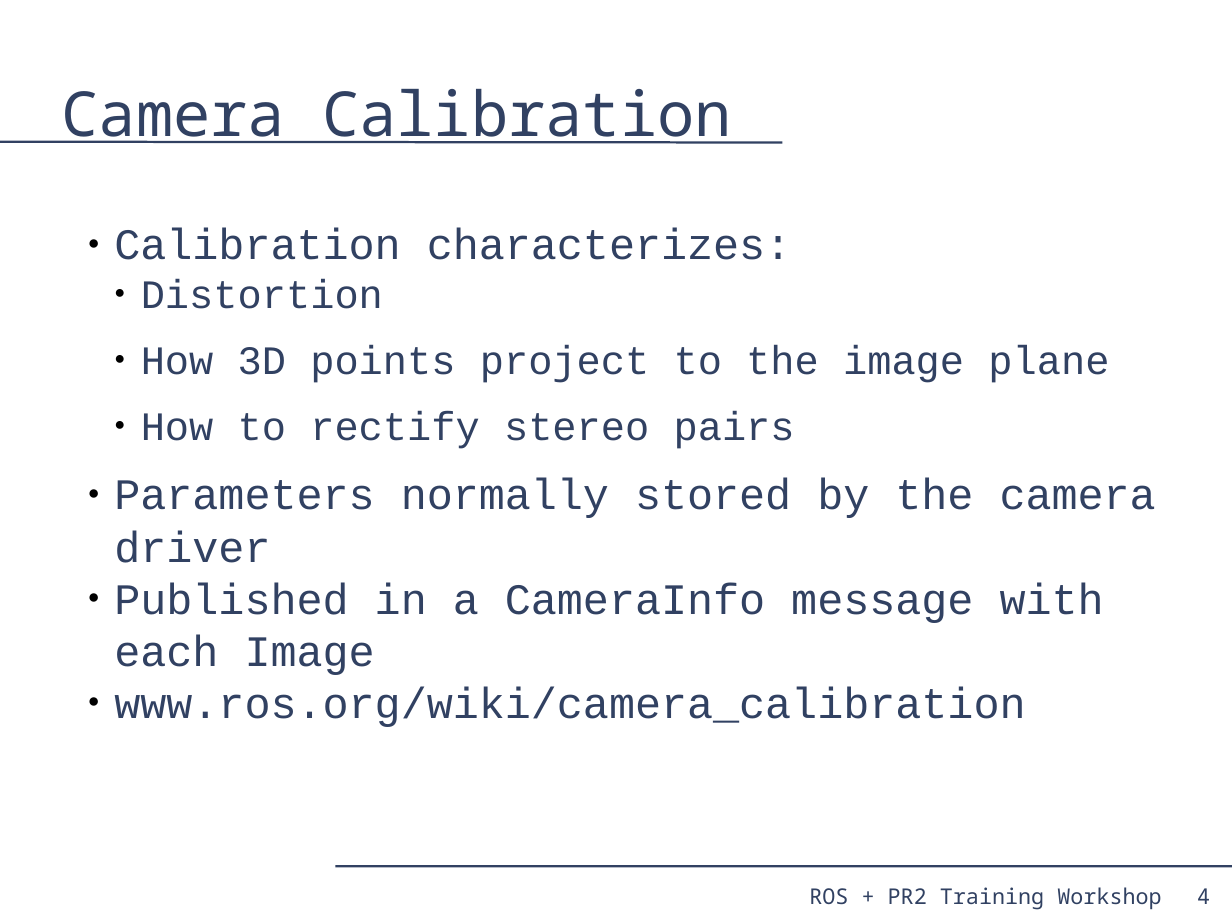
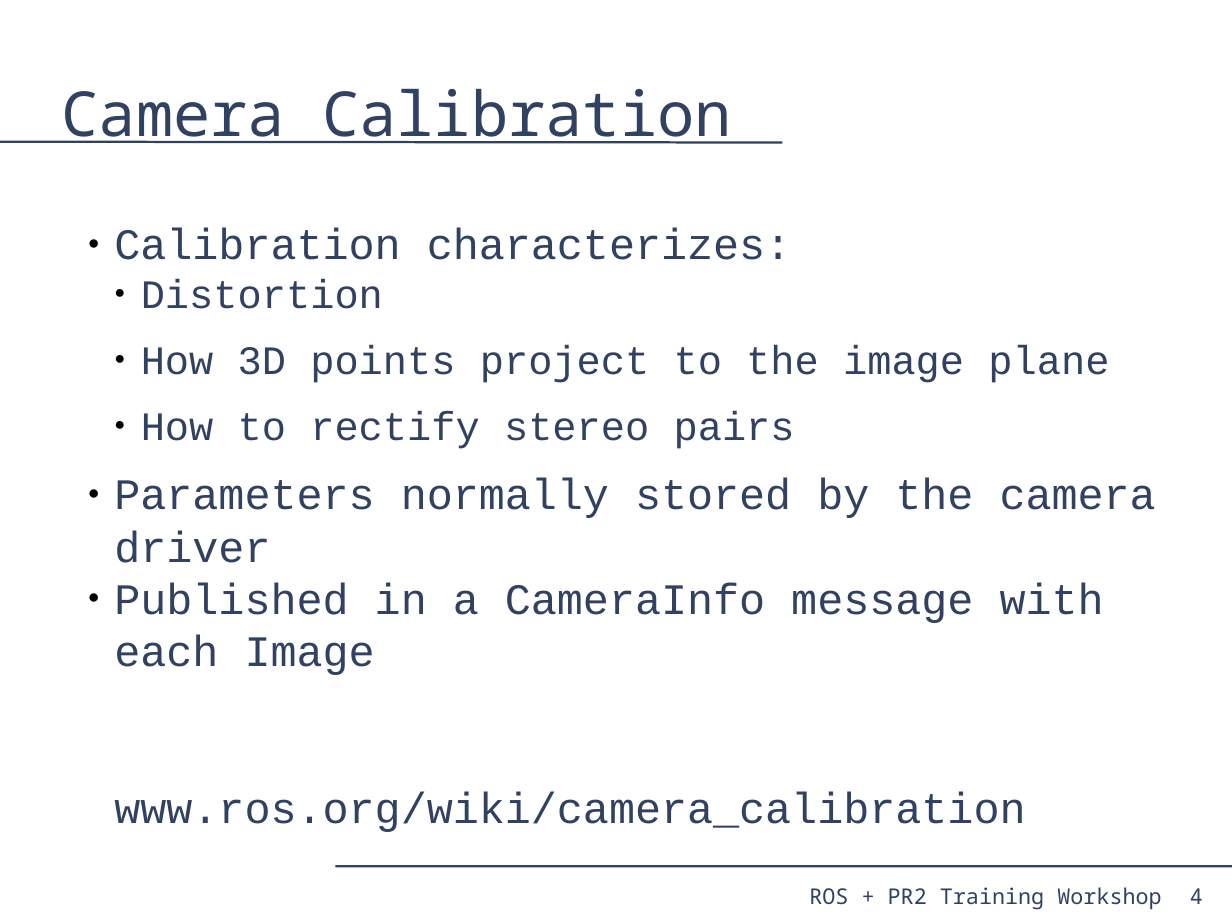
Before and after one commit to PR2/pr2_docs, a slide deck: slide 4 of pr2_training_workshop/processing_camera_data/slides.odp. Drawn at 1232x924 pixels with LibreOffice and Linux fonts; fonts in the diff are those of the drawing. Boxes give left, top, right and bottom in pixels: in the first picture for what was removed or moved away, otherwise in the second. Text is boxed around its words. In the diff, an @@ line names an element or a change of style, - is before the commit and + after.

Commit message:
processing_camera_data: Formatting tweaks. Put remaining reference links at bottom of slides. Switched to new forearm topic names in examples.

```diff
--- a/pr2_training_workshop/processing_camera_data/slides.odp
+++ b/pr2_training_workshop/processing_camera_data/slides.odp
@@ text at bbox=[114, 582, 1104, 832]: text changed @@
-● Published in a CameraInfo message with each Image
-● www.ros.org/wiki/camera_calibration
+● Published in a CameraInfo message with each Image
+  www.ros.org/wiki/camera_calibration
@@ page number: place and size @@
-page number at bbox=[1197, 888, 1210, 904]
+page number at bbox=[1190, 888, 1203, 904]
```
Also in this commit, not shown: 21 other slides changed.
